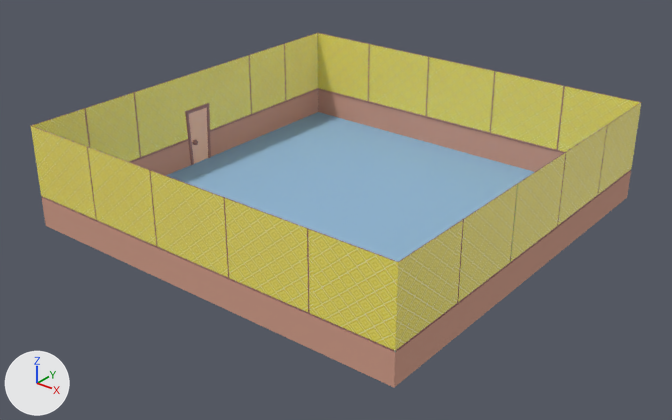
One commit to the FBX model Assets/Assebs/Room/Room.fbx: the scene before it, then after it.
One viewpoint serves both versions: a 50 mm lens placed at (12.5, -15.99, 9.86), pointed at (0.11, -0.51, 0.26). Lighting does not change. The marker at lower left points along +X, +Y and +Z.
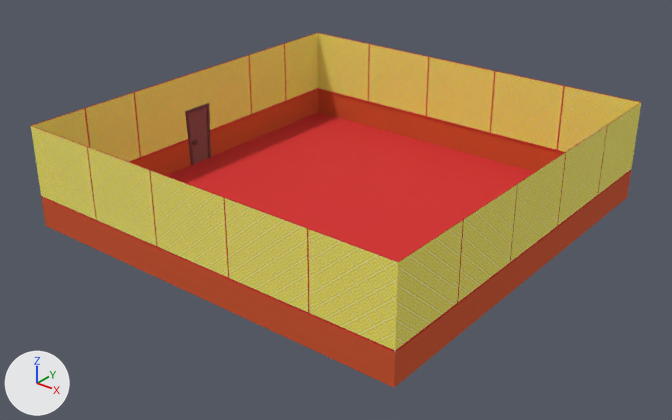
Commit message: Art : changement couleur room

What the commit changed:
In material 'Wallpaper' (mat_wallpaper), roughness goes from 0.5 to 1.0.
me_plane has 658 vertices, 608 faces and spans x -5.04..5.0, y -5.0..5.0, z 0.0..2.5.
me_plane is used by ob_plane; location (0.0, 0.0, 0.0).
me_plane part 1: texture (UV) coordinates of 530 of 608 faces, centred in x -5.04..5.0, y -5.0..5.0, z 0.0..2.5, changed; they spanned u 0.31..0.57, v 0.22..0.6 and now span u 0.57..0.98, v 0.22..0.97.

Pixel boxes [x1, y1, x2, y2] of what changed, in the pictures (672 x 420 px):
'Plane', surface changed: [31, 33, 641, 387] in both
